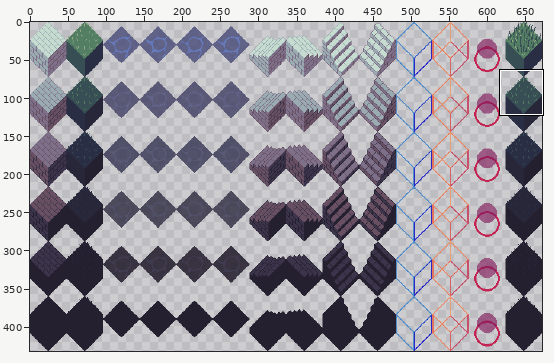
One commit to this sprite sheet: resources/pngs/blocks.png. The first picture is a wide view before the edit; the outline marks the close-up.
Close-up. First the earlier version:
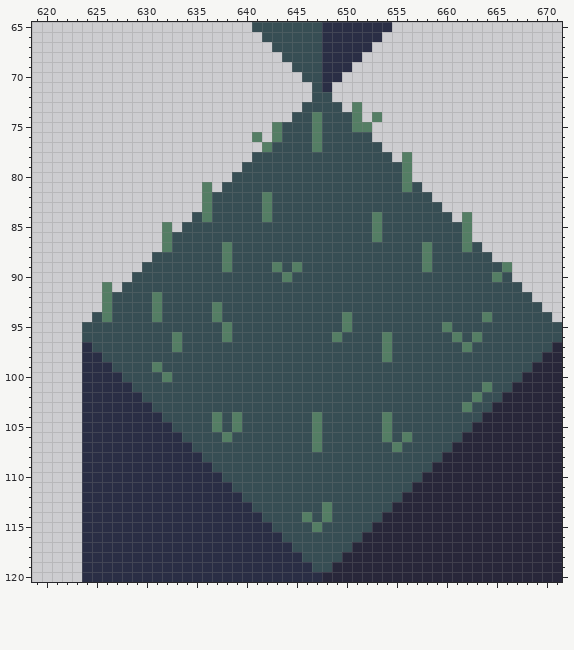
The file is 672x432 pixels. Colours within 5 levels of each other are drawn and written as one. Shown: x 619..671, y 65..120. The commit also changed other parts of the picture, which this record leaves out.
After:
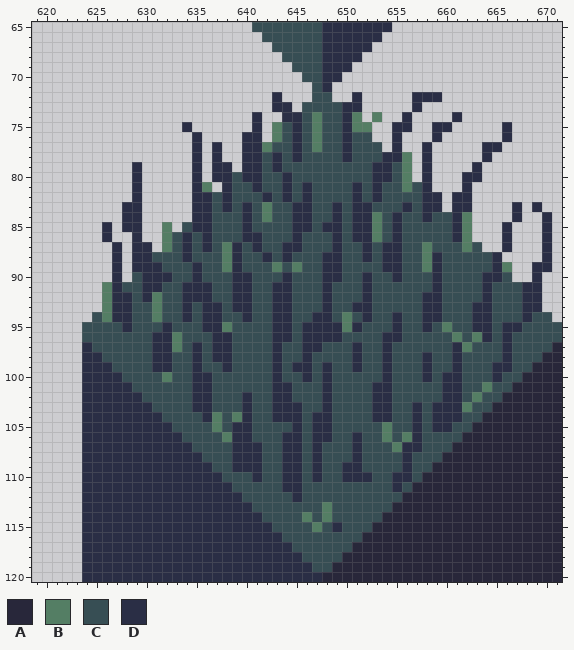
Palette (. is transparent): A #28273a  B #547e64  C #374e54  D #2a2e45
Changes in this commit:
Changed rows in their new state; - is an unchanged pixel.
first column x 626:
 72 -----------------D-------D-----DDD-----------
 73 -----------------DD-----DD-----D-------------
 74 ---------------D--DD----D-----D----D---------
 75 --------D------D---D----D----DD--DD-----D----
 76 ---------D----DD---D----D----D---D------D----
 77 ---------D-D--DD---D----D----D--D-----DD-----
 78 ---------D-D--DD-D-D----D---DD--D-----D------
 79 ---D-----D-DD-DD-D---------DD---D----D-------
 80 ---D-----D-DD-DD--D--------DD---D---DD-------
 81 ---D-----D--D--D--D-D----D-D----D---D--------
 82 ---D-----DD-D---D-D-D----D-D----DD-DD--------
 83 --DD-----DD-D-D----DD--D-DD---D-DD-DD----D-D-
 84 --DD-----DD---D----DD--D-DD--D--D--D-----D--D
 85 D-DD-----DD---D----DD-DD-DD--D-----D----D---D
 86 D--D----D-D---DD---D---D-DD--D-----D----D---D
 87 -D-DD---D-D--D-D--DD---D--D-DD----------D---D
 88 -D-DD---D----D--D-D---DD--D-DD---D-----D----D
 89 -D-DDD---D---D--------DD----DD---D-----D---DD
 90 -D--DDD--D---DD---D---DD--D--D---D----DD---D-
 91 -D--DD--DDD--DD--DD---D---D------D----D---DD-
 92 -DD-D---DDD--DD--DD---D---D-----DD----D---DD-
 93 -DD-----D-DD-DD--DD---D--DD-----DD---DD---DD-
 94 -DD-----D-DD--D--DD--DD---D--D--DD---DD---D--
 95 --D---D---DD-----DD-DDDD-D---D--D----DD-DD---
 96 -----DD----DD----DD-DDDD----DD--------D-D----
 97 -----DD--D-DD----D--DD---D--D------D----D----
 98 -----DD--D-DD----D--D----D--D---D--D----D----
 99 -----DD--D--D----D-DD-D--D--D---D--D---DD----
100 ---------DD------D--D-D-----D---D-DD---D-----
101 ---------DD------DD---D----DD-----DD---------
102 ---------DD---D--DD---D----DD-----DD---------
103 ---------DD---D--DDD--D----DD--D-DDD---------
104 ----------D---D--DDD-DD----DD--D-DDD---------
105 -------------DD----D-DD--------D-DD----------
106 -------------DD---DD-DD--D-----D-------------
107 -------------DDD--DD-D---D----DD-------------
108 -------------DDD--DD-D---D----D--------------
109 -------------DDD--DD-D--DD----D--------------
110 ---------------D--DD-D--DDD--DD--------------
111 ------------------DD---------D---------------
112 -------------------D-------------------------
115 -----------------------D---------------------
Changed places in both close-ups, as pixel boxes (x1, y1, x2, y2):
changed: (102, 92, 552, 532)
